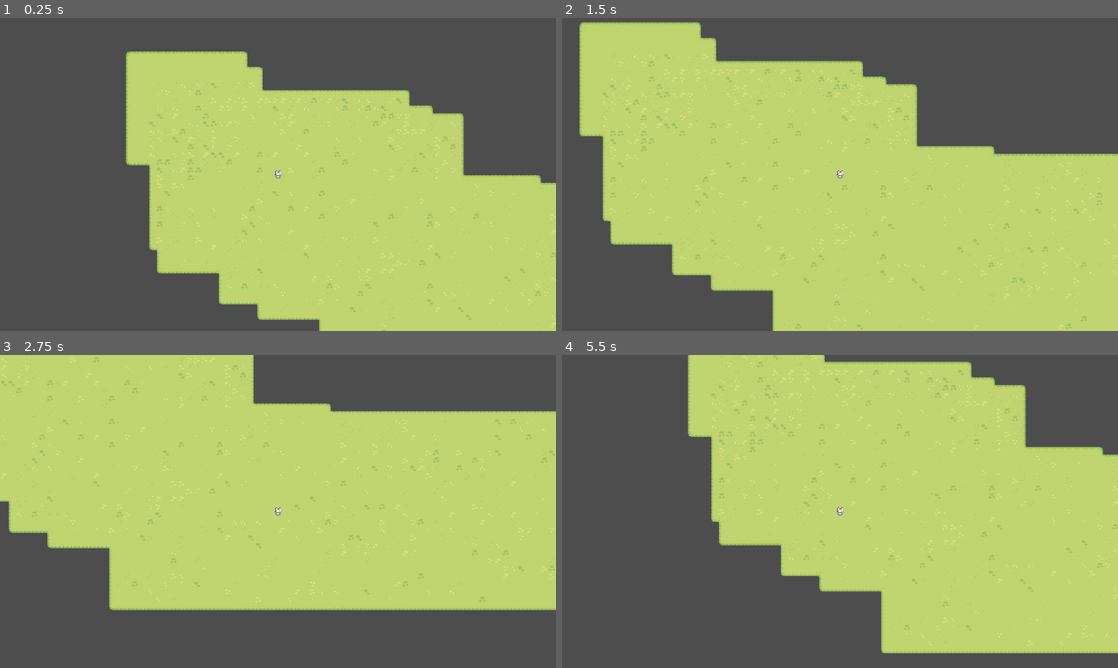
Above: before the commit, frames 1-4 (two rows, left to right).
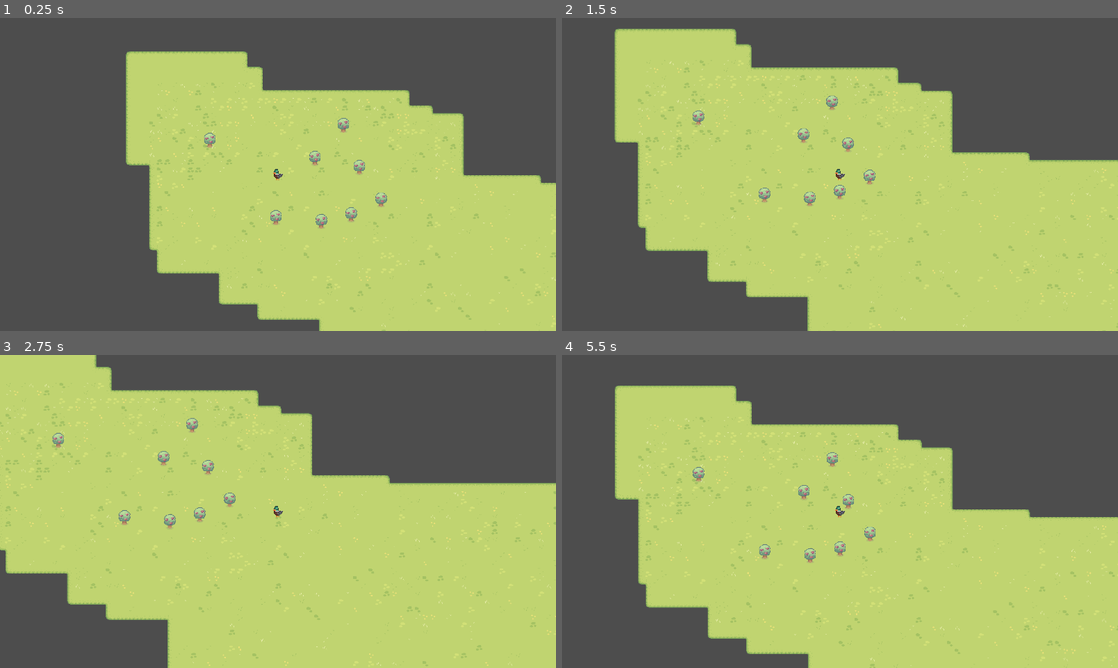
Above: after the commit, the same moments.

Repository: seppeLenaerts/animal-farm
Game: Godot game, scene res://main.tscn
The game is run twice, just before and just after one commit, with the same random seed, the same clock (stepped at 60 frames per second) and the same inputs.
Inputs:
- Up to frame 1 (0.25 s): no input
- Up to frame 2 (1.5 s): tap Enter at 0.5 s; hold Right (move_right) 0.53-1.28 s; hold Down (move_down) from 1.28 s (still down)
- Up to frame 3 (2.75 s): release Down (move_down) at 2.03 s; hold Right (move_right) from 2.03 s (still down)
- Up to frame 4 (5.5 s): release Right (move_right) at 2.78 s; hold Up (move_up) 2.78-3.53 s; hold A (move_left) 3.53-5.03 s; hold Down (move_down) from 5.03 s (still down)

The runs differ from the first frame. In frame 1, 0.6% of the frame differs, in the area x 36-70%, y 32-68%; in frame 2, 13%; in frame 3, 33%; in frame 4, 42%, in the area x 9-100%, y 0-100%.

Commit message:
add duck, add trees

Diff:
--- a/main.tscn
+++ b/main.tscn
@@ -1,7 +1,8 @@
-[gd_scene load_steps=3 format=4 uid="uid://cu3q87q0fy15k"]
+[gd_scene load_steps=4 format=4 uid="uid://cu3q87q0fy15k"]
 
 [ext_resource type="TileSet" uid="uid://6cvmo72ljqjy" path="res://assets/tilesets/ground.tres" id="1_ig7tw"]
 [ext_resource type="PackedScene" uid="uid://c1bj2kfyjwue2" path="res://scenes/player/player.tscn" id="2_0xm2m"]
+[ext_resource type="PackedScene" uid="uid://dmr2sg34wubq6" path="res://scenes/objects/nature/tree_1.tscn" id="3_h2yge"]
 
 [node name="Root" type="Node2D"]
 
@@ -11,3 +12,29 @@
 
 [node name="Player" parent="." instance=ExtResource("2_0xm2m")]
 position = Vector2(285, 209)
+
+[node name="trees" type="Node" parent="."]
+
+[node name="StaticBody2D" parent="trees" instance=ExtResource("3_h2yge")]
+position = Vector2(362, 176)
+
+[node name="StaticBody2D2" parent="trees" instance=ExtResource("3_h2yge")]
+position = Vector2(421, 108)
+
+[node name="StaticBody2D4" parent="trees" instance=ExtResource("3_h2yge")]
+position = Vector2(144, 139)
+
+[node name="StaticBody2D5" parent="trees" instance=ExtResource("3_h2yge")]
+position = Vector2(499, 262)
+
+[node name="StaticBody2D6" parent="trees" instance=ExtResource("3_h2yge")]
+position = Vector2(437, 293)
+
+[node name="StaticBody2D7" parent="trees" instance=ExtResource("3_h2yge")]
+position = Vector2(375, 307)
+
+[node name="StaticBody2D8" parent="trees" instance=ExtResource("3_h2yge")]
+position = Vector2(281, 299)
+
+[node name="StaticBody2D3" parent="trees" instance=ExtResource("3_h2yge")]
+position = Vector2(454, 195)
--- /dev/null
+++ b/scenes/objects/nature/tree_1.tscn
@@ -0,0 +1,19 @@
+[gd_scene load_steps=4 format=3 uid="uid://dmr2sg34wubq6"]
+
+[ext_resource type="Texture2D" uid="uid://c0mn8kfnx4f6p" path="res://assets/Sprout Lands - Sprites - Basic pack/Objects/Basic_Grass_Biom_things.png" id="1_ket7n"]
+
+[sub_resource type="AtlasTexture" id="AtlasTexture_5vbxs"]
+atlas = ExtResource("1_ket7n")
+region = Rect2(50.8973, -0.155937, 27.3058, 34.8272)
+
+[sub_resource type="RectangleShape2D" id="RectangleShape2D_i08wx"]
+size = Vector2(14, 13)
+
+[node name="StaticBody2D" type="StaticBody2D"]
+
+[node name="Sprite2D" type="Sprite2D" parent="."]
+texture = SubResource("AtlasTexture_5vbxs")
+
+[node name="CollisionShape2D" type="CollisionShape2D" parent="."]
+position = Vector2(0, 6.5)
+shape = SubResource("RectangleShape2D_i08wx")
--- a/scenes/player/player.gd
+++ b/scenes/player/player.gd
@@ -3,8 +3,7 @@
 
 @export var camera : Camera2D
 
-const SPEED = 300.0
-const JUMP_VELOCITY = -400.0
+const SPEED = 233.0
 
 
 func _physics_process(delta: float) -> void:
--- a/scenes/player/player.tscn
+++ b/scenes/player/player.tscn
@@ -1,13 +1,13 @@
 [gd_scene load_steps=5 format=3 uid="uid://c1bj2kfyjwue2"]
 
 [ext_resource type="Script" uid="uid://caadx848jwpya" path="res://scenes/player/player.gd" id="1_8afob"]
-[ext_resource type="Texture2D" uid="uid://nrjs20pta0k1" path="res://assets/Sprout Lands - Sprites - Basic pack/Characters/Basic Charakter Spritesheet.png" id="2_dovo2"]
+[ext_resource type="Texture2D" uid="uid://wwpyilnb7urb" path="res://assets/animal-farm/ducky1-Sheet.png" id="2_dovo2"]
 
 [sub_resource type="CircleShape2D" id="CircleShape2D_dovo2"]
 
 [sub_resource type="AtlasTexture" id="AtlasTexture_gmlin"]
 atlas = ExtResource("2_dovo2")
-region = Rect2(15.332, 14.9901, 17.5893, 18.371)
+region = Rect2(132.432, 3.86027, 24.0357, 28.2869)
 
 [node name="Player" type="CharacterBody2D" node_paths=PackedStringArray("camera")]
 script = ExtResource("1_8afob")
Binary file added: assets/animal-farm/ducky1-Sheet.png
Not shown, added: assets/animal-farm/ducky1-Sheet.png.import
